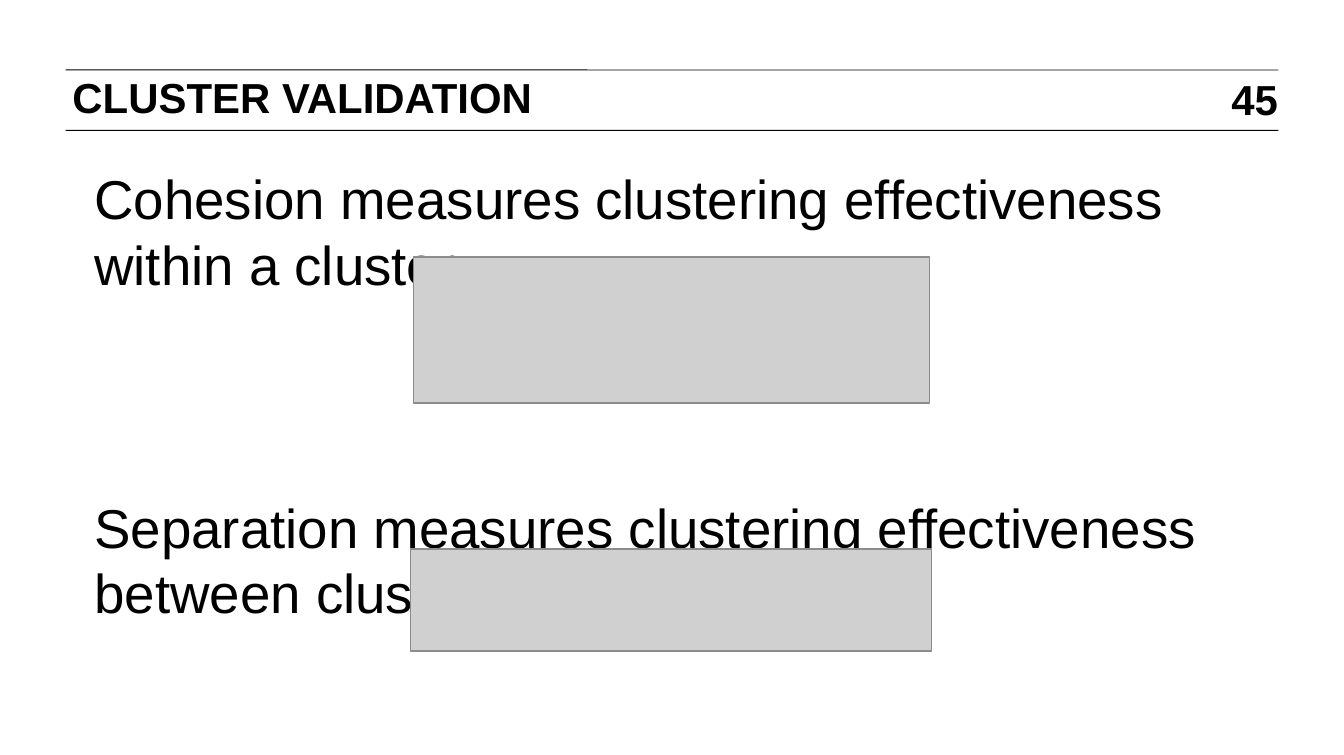
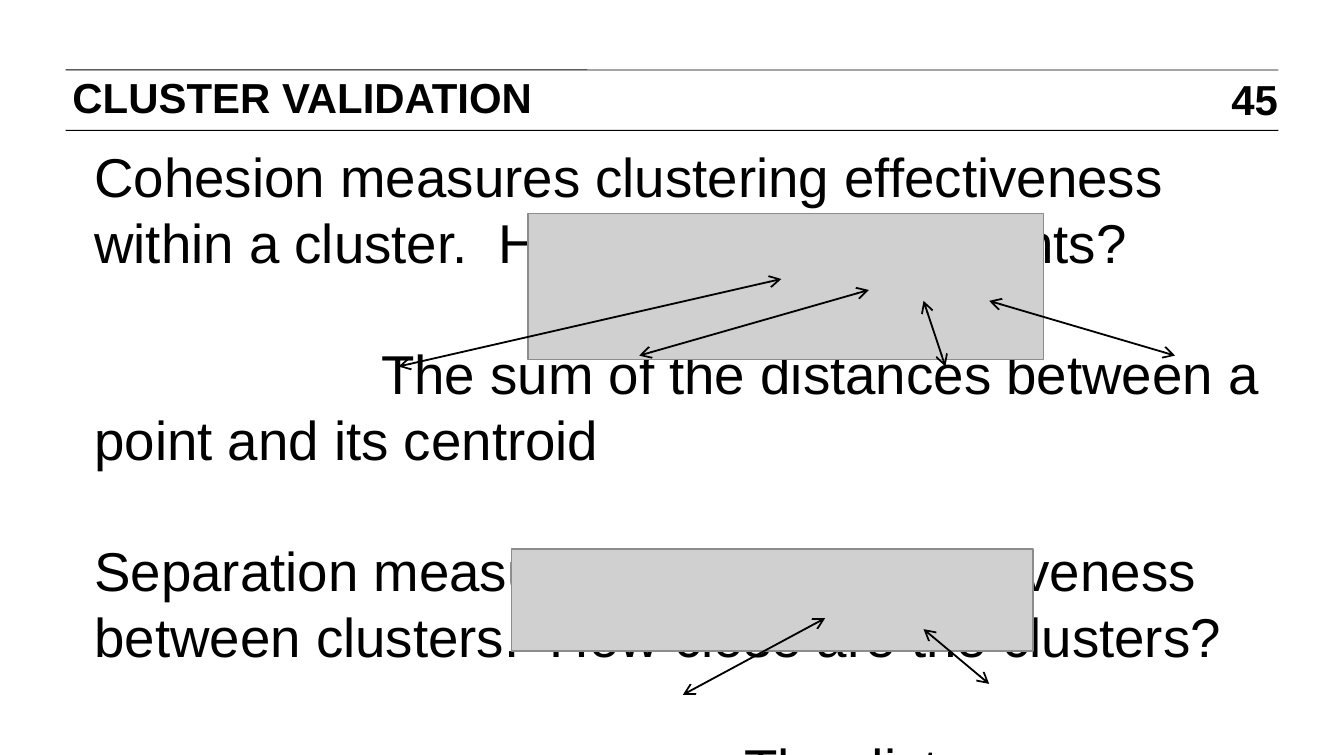
Before and after one commit to justmarkham/DAT5, a slide deck: slide 45 of slides/18_clustering.pptx. Drawn at 1344x755 pixels with LibreOffice and Linux fonts; fonts in the diff are those of the drawing; grey boxes stand for pictures. Boxes give left, top, right and bottom in pixels: in the first picture for what was removed or moved away, otherwise in the second. Text is boxed around its words. In the diff, an @@ line names an element or a change of style, - is before the commit and + after.

Commit message:
Updated clustering slides

```diff
--- a/slides/18_clustering.pptx
+++ b/slides/18_clustering.pptx
@@ text at (94,157,1258,667): text changed @@
-Cohesion measures clustering effectiveness within a cluster.
-Separation measures clustering effectiveness between clusters.
+Cohesion measures clustering effectiveness within a cluster. How close are the points?
+The sum of the distances between a point and its centroid
+Separation measures clustering effectiveness between clusters. How close are the clusters?
+The distance between clusters
@@ picture: place and size @@
-picture at (413,257,929,403)
+picture at (528,213,1043,358)
@@ double arrow added from (399, 366) to (781, 278), #000000 1 pt @@
@@ double arrow added from (639, 356) to (869, 290), #000000 1 pt @@
@@ double arrow added from (945, 366) to (924, 301), #000000 1 pt @@
@@ double arrow added from (1175, 356) to (990, 301), #000000 1 pt @@
@@ picture: place and size @@
-picture at (410,549,931,651)
+picture at (512,549,1033,651)
@@ double arrow added from (682, 694) to (826, 618), #000000 1 pt @@
@@ double arrow added from (990, 684) to (924, 629), #000000 1 pt @@
```
Also in this commit, not shown: 2 other slides changed, 1 other file.
